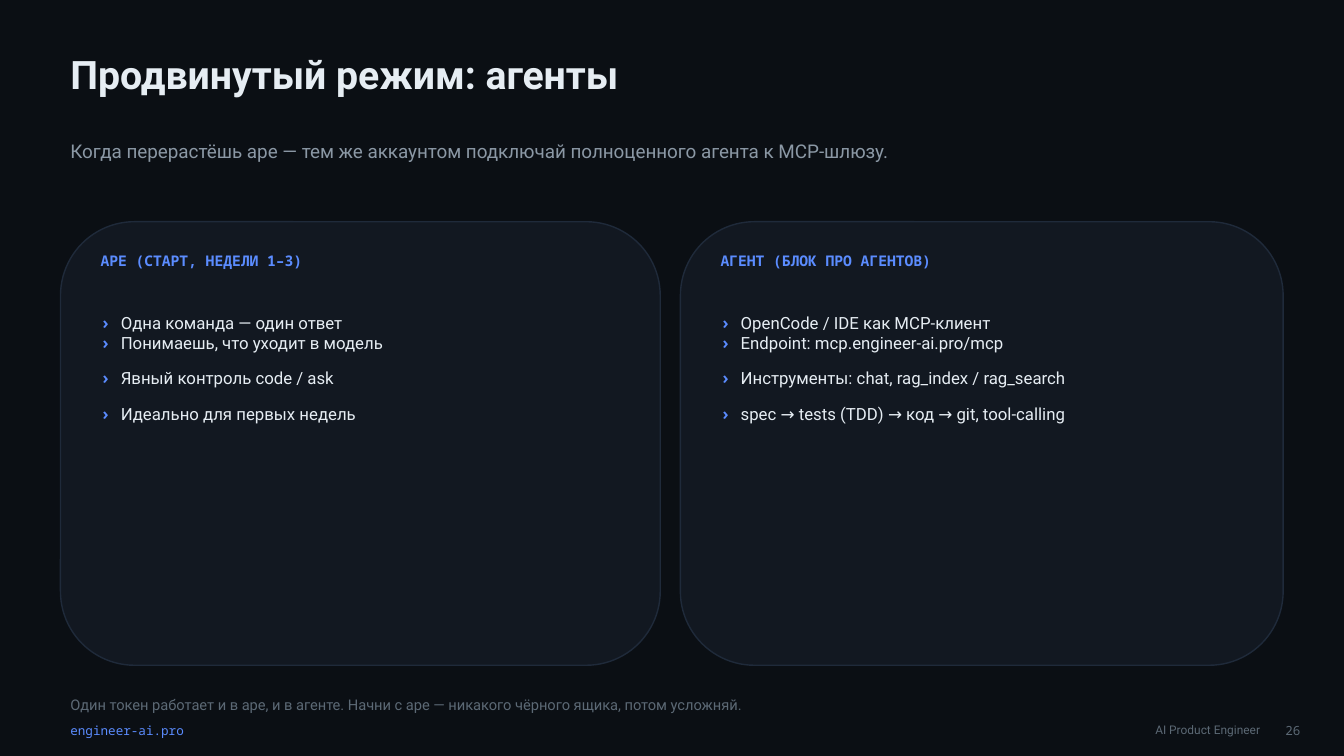
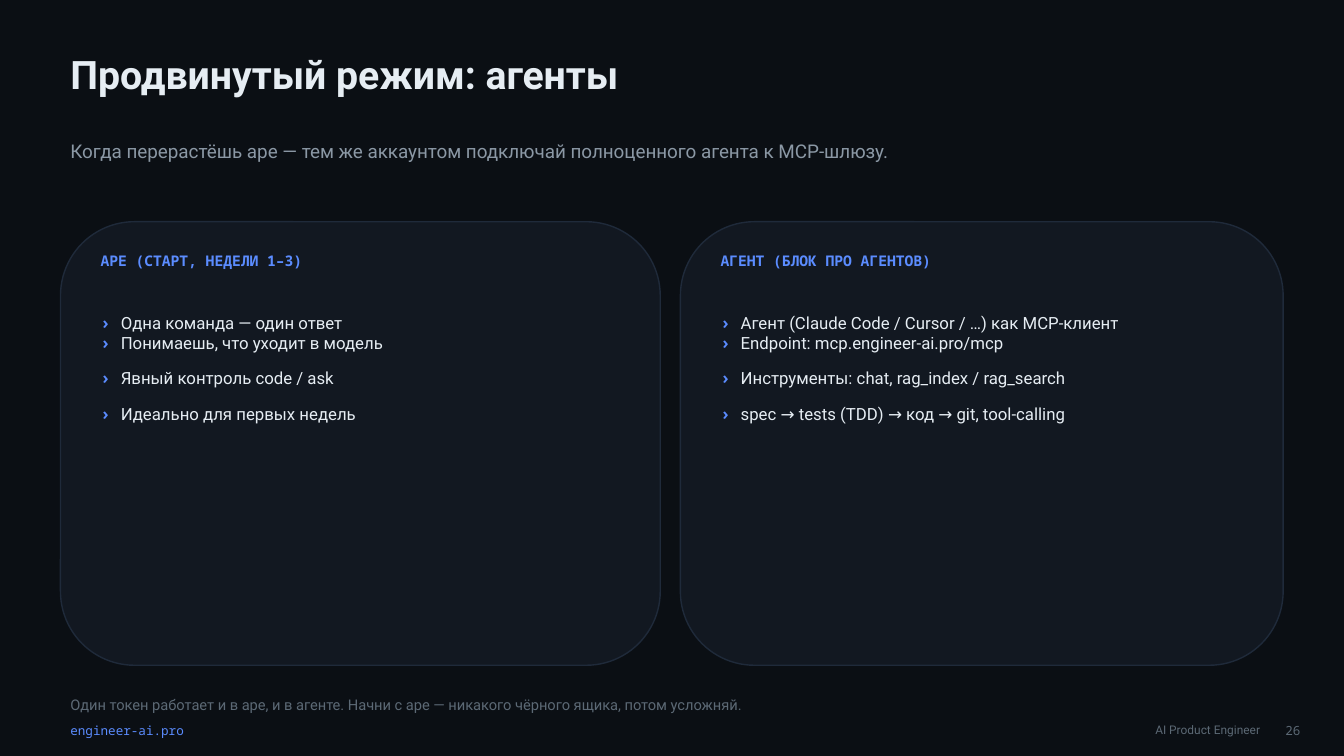
Before and after one commit to mkhlsokolenko-ai/ai-product-engineer, a slide deck: slide 26 of docs/lecture-1/Лекция-1-Вводная.pptx. Drawn at 1344x756 pixels with LibreOffice and Linux fonts; fonts in the diff are those of the drawing. Boxes give left, top, right and bottom in pixels: in the first picture for what was removed or moved away, otherwise in the second. Text is boxed around its words. In the diff, an @@ line names an element or a change of style, - is before the commit and + after.

```diff
--- a/docs/lecture-1/Лекция-1-Вводная.pptx
+++ b/docs/lecture-1/Лекция-1-Вводная.pptx
@@ text at bbox=[741, 316, 1119, 333]: text changed @@
-› OpenCode / IDE как MCP-клиент
+› Агент (Claude Code / Cursor / …) как MCP-клиент
```
Also in this commit, not shown: 8 other slides changed.
